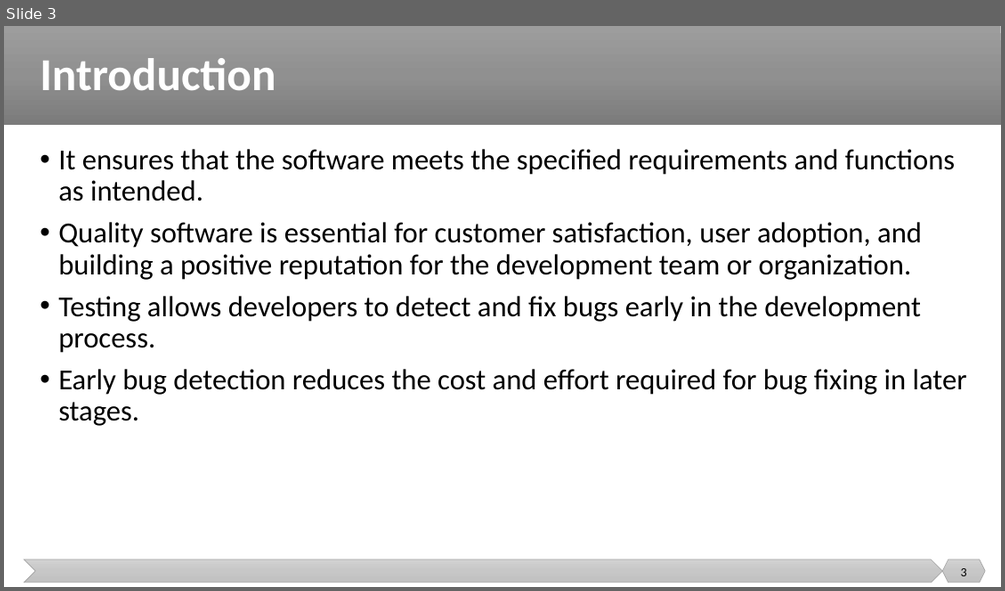
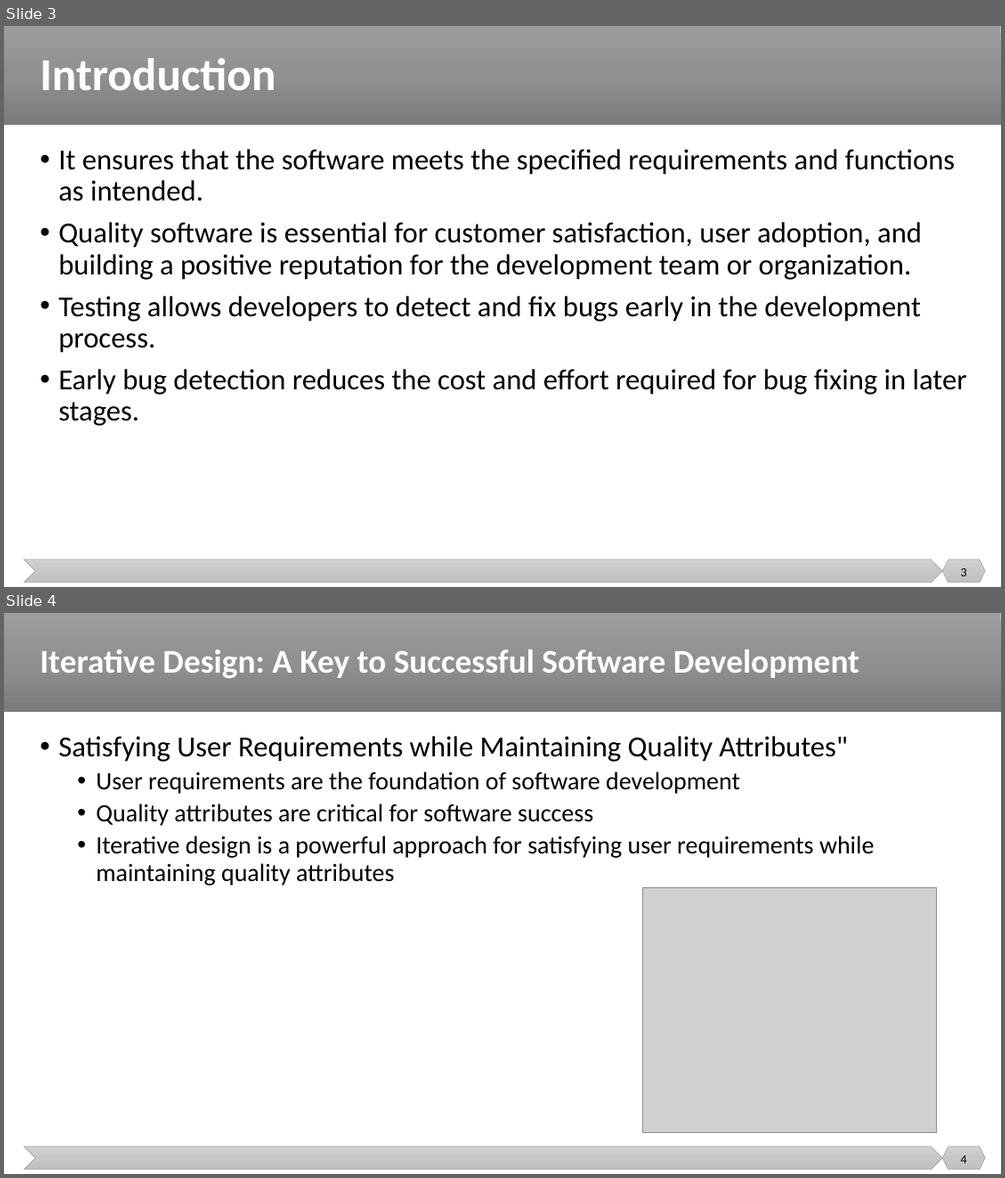
Before and after one commit to malenezi/malenezi, a slide deck: SE499/Lectures/6/Testing.pptx. Shown one above the other, each under a label of ours: slide 3 before the commit, slides 3 and 4 after it. The pictures are 1005x591 and 1005x1178 pixels, drawn with LibreOffice and Linux fonts; fonts in the diff are those of the drawing; grey boxes stand for pictures. Boxes give left, top, right and bottom in pixels: in the first picture for what was removed or moved away, otherwise in the second. Text is boxed around its words. In the diff, an @@ line names an element or a change of style, - is before the commit and + after.

```diff
--- a/SE499/Lectures/6/Testing.pptx
+++ b/SE499/Lectures/6/Testing.pptx
@@ slide 4 added at box(4, 613, 1001, 1174), background #FFFFFF; not listed: 3 template elements that a slide beside it also shows @@
@@ title added at box(40, 649, 859, 678), 32 pt, text #FFFFFF, bold @@
+Iterative Design: A Key to Successful Software Development
@@ text added at box(58, 736, 874, 885), 24 pt, text #000000 @@
+• Satisfying User Requirements while Maintaining Quality Attributes"
+  • User requirements are the foundation of software development
+  • Quality attributes are critical for software success
+  • Iterative design is a powerful approach for satisfying user requirements while maintaining quality attributes
@@ picture added at box(643, 887, 938, 1132) @@
@@ page number added at box(961, 1155, 967, 1163), 12 pt, text #000000 @@
+4
```
Also in this commit, not shown: 6 other slides added, 2 other files.
